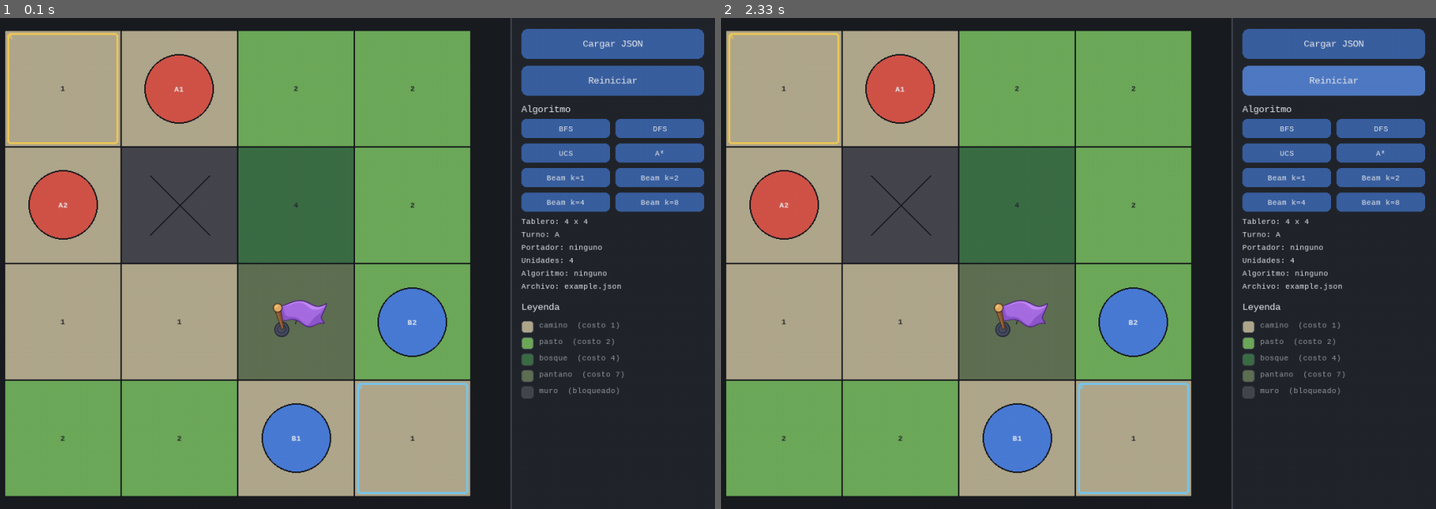
Above: before the commit, frames 1-2 (left to right).
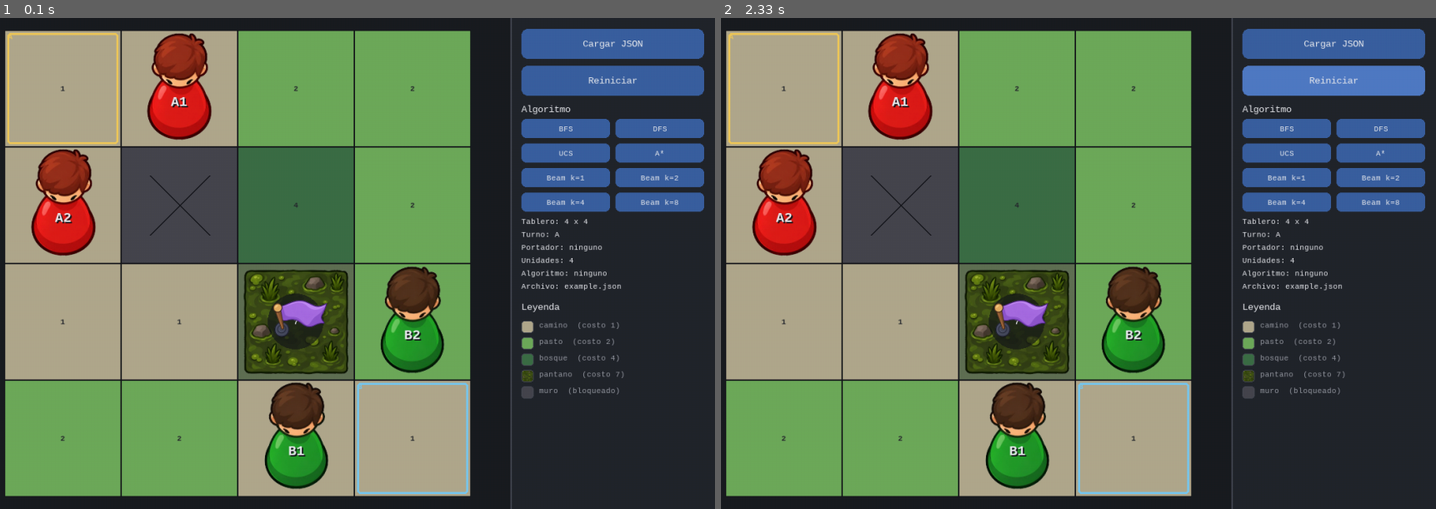
Above: after the commit, the same moments.

Repository: VanessaOsorioS/Proyecto1InteligentesI
Game: pygame game, started from main.py
Same seed, same stepped clock (60 frames per second), same inputs: the game is played once before the commit and once after it.
Inputs (mouse positions are in pixels of both pictures, inside the frame that each line leads up to):
- Up to frame 1 (0.1 s): no input
- Up to frame 2 (2.33 s): click "Reiniciar" at 0.38 s; click (1064, 297) at 0.72 s; click "Reiniciar" at 1.05 s; click (1335, 435) at 1.38 s; click "Reiniciar" at 2.22 s

The runs differ from the first frame. In frame 1, 9.6% of the frame differs, in the area x 3-75%, y 3-96%; in frame 2, 9.6%.

Commit message:
fix: usar sprites de peones por bando y textura de pantano en la UI

Diff:
--- a/tacticalgrid/ui/panels.py
+++ b/tacticalgrid/ui/panels.py
@@ -152,6 +152,7 @@
     algoritmo_seleccionado=None,
     textos_partida=(),
     boton_reiniciar=None,
+    imagenes_terreno=None,
 ) -> None:
     """
     Purpose:
@@ -161,6 +162,7 @@
         `rect_panel` delimita el área; `boton` es un Boton; `error` es str o None.
         `botones_algoritmos` son los botones de algoritmo (habilitados si hay vista).
         `textos_partida` son líneas con el estado de la partida (puede estar vacío).
+        `imagenes_terreno` asocia el nombre del terreno con una Surface opcional.
 
     Postconditions:
         El panel queda dibujado; no se modifica ninguno de los argumentos.
@@ -217,7 +219,7 @@
     )
     for linea in textos_partida:
         y = _dibujar_texto(pantalla, linea, fuentes["pequena"], COLOR_TEXTO, rect_panel, y, 4)
-    _dibujar_leyenda(pantalla, vista, fuentes, rect_panel, y + 10)
+    _dibujar_leyenda(pantalla, vista, fuentes, rect_panel, y + 10, imagenes_terreno)
 
 
 def _dibujar_boton(pantalla, boton, fuente) -> None:
@@ -245,10 +247,28 @@
     return y
 
 
-def _dibujar_leyenda(pantalla, vista, fuentes, rect_panel, y) -> int:
-    """Dibuja la leyenda de terrenos con su color y costo."""
+def _dibujar_leyenda(pantalla, vista, fuentes, rect_panel, y, imagenes_terreno=None) -> int:
+    """
+    Purpose:
+        Dibujar la leyenda de terrenos con su imagen o color y su costo.
+
+    Preconditions:
+        `imagenes_terreno` es un dict nombre -> Surface o None, indexado en
+        minúsculas.
+
+    Postconditions:
+        Devuelve la siguiente Y libre bajo la leyenda.
+
+    Complexity:
+        O(T), T terrenos del escenario.
+
+    AI usage: Yes
+    AI intervention:
+        Miniatura de terreno propuesta con asistencia de IA.
+    Student validation:
+        Pendiente de pruebas y revisión por el equipo.
+    """
     y = _dibujar_texto(pantalla, "Leyenda", fuentes["texto"], COLOR_TEXTO, rect_panel, y, 8)
-    ancho_util = rect_panel.width - 32
 
     for nombre, (transitable, costo) in vista.terrenos.items():
         if y + 22 > rect_panel.bottom:
@@ -257,6 +277,16 @@
         color = COLOR_TERRENO.get(nombre, COLOR_TERRENO_DEFECTO)
         muestra = pygame.Rect(rect_panel.x + 16, y + 2, 18, 18)
         pygame.draw.rect(pantalla, color, muestra, border_radius=4)
+
+        imagen = None
+        if imagenes_terreno:
+            imagen = imagenes_terreno.get(str(nombre).strip().lower())
+        if imagen is not None:
+            pantalla.blit(
+                pygame.transform.smoothscale(imagen, (muestra.width, muestra.height)),
+                muestra.topleft,
+            )
+
         pygame.draw.rect(pantalla, COLOR_BORDE, muestra, 1, border_radius=4)
 
         if transitable:
--- a/tacticalgrid/ui/pygame_app.py
+++ b/tacticalgrid/ui/pygame_app.py
@@ -30,14 +30,18 @@
         self.pantalla = pygame.display.set_mode(tamano, pygame.RESIZABLE)
         self.reloj = pygame.time.Clock()
 
-        self.imagen_recurso = None
-        ruta_bandera = os.path.join(
-            os.path.dirname(__file__), "assets", "bandera_recurso.png"
-        )
-        try:
-            self.imagen_recurso = pygame.image.load(ruta_bandera).convert_alpha()
-        except (pygame.error, FileNotFoundError):
-            self.imagen_recurso = None
+        self.imagen_recurso = self._cargar_imagen("bandera_recurso.png")
+        self.imagenes_terreno = {}
+        self.imagenes_bando = {}
+
+        imagen_pantano = self._cargar_imagen("Pantano.png")
+        if imagen_pantano is not None:
+            self.imagenes_terreno["pantano"] = imagen_pantano
+
+        for bando, archivo in (("A", "PeonRojo.png"), ("B", "PeonVerde.png")):
+            imagen_peon = self._cargar_imagen(archivo, recortar=True)
+            if imagen_peon is not None:
+                self.imagenes_bando[bando] = imagen_peon
 
         self.fuentes = {
             "titulo": pygame.font.SysFont("consolas", 22, bold=True),
@@ -59,6 +63,40 @@
 
         if ruta_inicial and os.path.exists(ruta_inicial):
             self.cargar(ruta_inicial)
+
+    def _cargar_imagen(self, archivo: str, recortar: bool = False):
+        """
+        Purpose:
+            Cargar una imagen de `ui/assets` con canal alfa.
+
+        Preconditions:
+            `archivo` es el nombre del archivo dentro de `ui/assets`; la
+            pantalla de pygame ya está inicializada.
+
+        Postconditions:
+            Devuelve la Surface cargada o None si el archivo no existe o no es
+            una imagen válida. Si `recortar`, elimina el margen transparente.
+
+        Complexity:
+            O(P), P píxeles de la imagen.
+
+        AI usage: Yes
+        AI intervention:
+            Carga tolerante a errores y recorte propuestos con asistencia de IA.
+        Student validation:
+            Pendiente de pruebas y revisión por el equipo.
+        """
+        ruta = os.path.join(os.path.dirname(__file__), "assets", archivo)
+        try:
+            imagen = pygame.image.load(ruta).convert_alpha()
+        except (pygame.error, FileNotFoundError):
+            return None
+
+        if recortar:
+            contenido = imagen.get_bounding_rect()
+            if contenido.width > 0 and contenido.height > 0:
+                imagen = imagen.subsurface(contenido).copy()
+        return imagen
 
     def cargar(self, ruta: str) -> None:
         """
@@ -228,6 +266,8 @@
                 previas,
                 progreso,
                 recogida,
+                self.imagenes_terreno,
+                self.imagenes_bando,
             )
 
         textos_partida = self.partida.resumen() if self.partida is not None else ()
@@ -242,5 +282,6 @@
             self.algoritmo_seleccionado,
             textos_partida,
             self.boton_reiniciar,
+            self.imagenes_terreno,
         )
         pygame.display.flip()
--- a/tacticalgrid/ui/renderer.py
+++ b/tacticalgrid/ui/renderer.py
@@ -37,6 +37,12 @@
 MARGEN = 18
 ANCHO_PANEL = 300
 
+_CACHE_ESCALADOS: dict[tuple[int, int, int], tuple[pygame.Surface, pygame.Surface]] = {}
+"""Caché de superficies reescaladas: (id de origen, ancho, alto) -> (origen, escalada)."""
+
+_CACHE_FUENTES: dict[int, pygame.font.Font] = {}
+"""Caché de fuentes para el identificador: tamaño en píxeles -> fuente."""
+
 
 @dataclass(frozen=True)
 class LayoutTablero:
@@ -93,6 +99,8 @@
     previas=None,
     progreso=1.0,
     recogida=False,
+    imagenes_terreno=None,
+    imagenes_bando=None,
 ) -> None:
     """
     Purpose:
@@ -103,6 +111,8 @@
         `imagen_recurso` es una Surface opcional para el recurso. `previas` es
         un dict id -> (fila, columna) de la posición anterior y `progreso` en
         [0, 1] indica cuánto se ha desplazado cada ficha hacia la actual.
+        `imagenes_terreno` e `imagenes_bando` son dicts opcionales que asocian
+        el nombre del terreno o el bando con una Surface ya recortada.
 
     Postconditions:
         El tablero queda dibujado en `pantalla`; no se modifica `vista`.
@@ -125,10 +135,26 @@
             color = COLOR_TERRENO.get(nombre, COLOR_TERRENO_DEFECTO)
             pygame.draw.rect(pantalla, color, rect)
 
+            imagen_terreno = _imagen_de_mapa(imagenes_terreno, nombre)
+            if imagen_terreno is not None:
+                escalada = _escalar_imagen(
+                    imagen_terreno,
+                    rect.width,
+                    rect.height,
+                    conservar_proporcion=False,
+                )
+                pantalla.blit(escalada, rect.topleft)
+
             if not transitable:
                 _dibujar_obstaculo(pantalla, rect)
             elif costo is not None:
-                _dibujar_costo(pantalla, rect, costo, fuentes["costo"])
+                _dibujar_costo(
+                    pantalla,
+                    rect,
+                    costo,
+                    fuentes["costo"],
+                    con_fondo=imagen_terreno is not None,
+                )
 
             pygame.draw.rect(pantalla, COLOR_BORDE_CELDA, rect, 1)
 
@@ -147,6 +173,7 @@
         progreso,
         imagen_recurso,
         ocultar_bandera=en_recogida,
+        imagenes_bando=imagenes_bando,
     )
 
 
@@ -169,9 +196,40 @@
     )
 
 
-def _dibujar_costo(pantalla, rect, costo, fuente) -> None:
-    """Escribe el costo de ingreso en el centro de la celda."""
-    texto = fuente.render(_formatear_costo(costo), True, COLOR_TEXTO_OBSCURO)
+def _dibujar_costo(pantalla, rect, costo, fuente, con_fondo=False) -> None:
+    """
+    Purpose:
+        Escribir el costo de ingreso en el centro de la celda.
+
+    Preconditions:
+        `rect` es el rectángulo de la celda y `fuente` una pygame.font.Font.
+        `con_fondo` pide un disco oscuro detrás del número para que se lea
+        sobre una imagen de terreno.
+
+    Postconditions:
+        El número queda dibujado en `pantalla`; no se modifica `rect`.
+
+    Complexity:
+        O(1) más el coste de dibujar el texto.
+
+    AI usage: Yes
+    AI intervention:
+        Ajuste de contraste sobre imágenes propuesto con asistencia de IA.
+    Student validation:
+        Pendiente de pruebas y revisión por el equipo.
+    """
+    if con_fondo:
+        fondo = pygame.Surface((rect.width, rect.height), pygame.SRCALPHA)
+        pygame.draw.circle(
+            fondo,
+            (20, 22, 26, 170),
+            (rect.width // 2, rect.height // 2),
+            max(7, int(rect.width * 0.24)),
+        )
+        pantalla.blit(fondo, rect.topleft)
+
+    color = COLOR_TEXTO if con_fondo else COLOR_TEXTO_OBSCURO
+    texto = fuente.render(_formatear_costo(costo), True, color)
     pantalla.blit(texto, texto.get_rect(center=rect.center))
 
 
@@ -233,6 +291,41 @@
     pygame.draw.polygon(pantalla, COLOR_BORDE_CELDA, puntos, 1)
 
 
+def _dibujar_bandera_portador(pantalla, centro, lado, imagen=None) -> None:
+    """
+    Purpose:
+        Dibujar la bandera del portador centrada en un punto, con tamaño fijo.
+
+    Preconditions:
+        `centro` es una tupla (x, y) en píxeles; `lado` es el tamaño deseado.
+        `imagen` es una Surface opcional para la bandera.
+
+    Postconditions:
+        La bandera queda dibujada en `pantalla`.
+
+    Complexity:
+        O(1) más el coste de dibujar la imagen.
+
+    AI usage: Yes
+    AI intervention:
+        Rutina de dibujo propuesta con asistencia de IA.
+    Student validation:
+        Pendiente de pruebas y revisión por el equipo.
+    """
+    lado = max(8, int(lado))
+
+    if imagen is not None:
+        escalada = _escalar_imagen(imagen, lado, lado)
+        pantalla.blit(escalada, escalada.get_rect(center=centro))
+        return
+
+    cx, cy = centro
+    mitad = lado // 2
+    puntos = [(cx, cy - mitad), (cx + mitad, cy), (cx, cy + mitad), (cx - mitad, cy)]
+    pygame.draw.polygon(pantalla, COLOR_RECURSO, puntos)
+    pygame.draw.polygon(pantalla, COLOR_BORDE_CELDA, puntos, 1)
+
+
 def _dibujar_unidades(
     pantalla,
     vista,
@@ -242,13 +335,34 @@
     progreso=1.0,
     imagen=None,
     ocultar_bandera=False,
+    imagenes_bando=None,
 ) -> None:
-    """Dibuja cada unidad como un disco con su identificador, interpolando el movimiento.
-
-    La unidad portadora lleva además una bandera pequeña que se mueve con ella.
+    """
+    Purpose:
+        Dibujar cada unidad con su identificador, interpolando el movimiento.
+
+    Preconditions:
+        `vista` es un ScenarioVista. `previas` es un dict id -> (fila, columna)
+        y `progreso` está en [0, 1]. `imagen` es la bandera del recurso y
+        `imagenes_bando` asocia cada bando con un sprite ya recortado.
+
+    Postconditions:
+        Cada unidad se dibuja con su sprite si el bando tiene imagen o con un
+        disco de color en caso contrario. La unidad portadora lleva además una
+        bandera pequeña que se mueve con ella.
+
+    Complexity:
+        O(U), U unidades.
+
+    AI usage: Yes
+    AI intervention:
+        Sustitución de discos por sprites propuesta con asistencia de IA.
+    Student validation:
+        Pendiente de pruebas y revisión por el equipo.
     """
     radio = max(6, int(layout.lado * 0.30))
     animar = bool(previas) and progreso < 1.0
+    imagenes_bando = imagenes_bando or {}
 
     for unidad in vista.unidades:
         fila, columna = float(unidad.fila), float(unidad.columna)
@@ -259,18 +373,170 @@
 
         centro = tuple(round(v) for v in layout.centro(fila, columna))
         color = COLOR_BANDO.get(unidad.bando, COLOR_TEXTO)
+        sprite = imagenes_bando.get(unidad.bando)
+
+        if sprite is None:
+            if unidad.id == vista.portador:
+                pygame.draw.circle(pantalla, COLOR_PORTADOR, centro, radio + 4, 3)
+
+            pygame.draw.circle(pantalla, color, centro, radio)
+            pygame.draw.circle(pantalla, COLOR_BORDE_CELDA, centro, radio, 2)
+
+            etiqueta = fuente.render(unidad.id, True, COLOR_TEXTO)
+            pantalla.blit(etiqueta, etiqueta.get_rect(center=centro))
+
+            if unidad.id == vista.portador and not ocultar_bandera:
+                _dibujar_bandera_pequena(pantalla, centro, radio, imagen)
+            continue
+
+        lado_sprite = layout.lado * 0.92
+        escalado = _escalar_imagen(sprite, lado_sprite, lado_sprite)
+        base_y = round(centro[1] + layout.lado * 0.44)
+        destino = escalado.get_rect(midbottom=(centro[0], base_y))
 
         if unidad.id == vista.portador:
-            pygame.draw.circle(pantalla, COLOR_PORTADOR, centro, radio + 4, 3)
-
-        pygame.draw.circle(pantalla, color, centro, radio)
-        pygame.draw.circle(pantalla, COLOR_BORDE_CELDA, centro, radio, 2)
-
-        etiqueta = fuente.render(unidad.id, True, COLOR_TEXTO)
-        pantalla.blit(etiqueta, etiqueta.get_rect(center=centro))
+            halo = pygame.Rect(
+                0,
+                0,
+                max(10, int(layout.lado * 0.78)),
+                max(6, int(layout.lado * 0.22)),
+            )
+            halo.center = (centro[0], round(base_y - layout.lado * 0.06))
+            pygame.draw.ellipse(
+                pantalla,
+                COLOR_PORTADOR,
+                halo,
+                max(2, int(layout.lado * 0.02)),
+            )
+
+        pantalla.blit(escalado, destino)
+
+        fuente_id = _fuente_id(layout.lado)
+        etiqueta = fuente_id.render(unidad.id, True, COLOR_TEXTO)
+        sombra = fuente_id.render(unidad.id, True, COLOR_BORDE_CELDA)
+        desfase = max(1, int(layout.lado * 0.012))
+        centro_etiqueta = (
+            destino.centerx,
+            destino.centery + int(layout.lado * 0.14),
+        )
+        pantalla.blit(
+            sombra,
+            sombra.get_rect(
+                center=(centro_etiqueta[0] + desfase, centro_etiqueta[1] + desfase)
+            ),
+        )
+        pantalla.blit(etiqueta, etiqueta.get_rect(center=centro_etiqueta))
 
         if unidad.id == vista.portador and not ocultar_bandera:
-            _dibujar_bandera_pequena(pantalla, centro, radio, imagen)
+            _dibujar_bandera_portador(
+                pantalla,
+                (
+                    destino.right + round(layout.lado * 0.05),
+                    destino.top + round(layout.lado * 0.20),
+                ),
+                max(8, int(layout.lado * 0.30)),
+                imagen,
+            )
+
+
+def _fuente_id(lado):
+    """
+    Purpose:
+        Obtener una fuente para el identificador proporcional a la celda.
+
+    Preconditions:
+        `lado` es el tamaño de la celda en píxeles.
+
+    Postconditions:
+        Devuelve una pygame.font.Font en negrita; reutiliza las ya creadas.
+
+    Complexity:
+        O(1) esperado tras la primera llamada por tamaño.
+
+    AI usage: Yes
+    AI intervention:
+        Escalado del identificador propuesto con asistencia de IA.
+    Student validation:
+        Pendiente de pruebas y revisión por el equipo.
+    """
+    tamano = max(11, int(lado * 0.13))
+    fuente = _CACHE_FUENTES.get(tamano)
+    if fuente is None:
+        if len(_CACHE_FUENTES) > 24:
+            _CACHE_FUENTES.clear()
+        fuente = pygame.font.SysFont("consolas", tamano, bold=True)
+        _CACHE_FUENTES[tamano] = fuente
+    return fuente
+
+
+def _imagen_de_mapa(imagenes, nombre):
+    """
+    Purpose:
+        Buscar la imagen asociada a un nombre de terreno sin distinguir mayúsculas.
+
+    Preconditions:
+        `imagenes` es un dict nombre -> Surface o None; `nombre` es el nombre
+        del terreno tal como aparece en el escenario.
+
+    Postconditions:
+        Devuelve la Surface correspondiente o None si no existe.
+
+    Complexity:
+        O(1) esperado.
+
+    AI usage: Yes
+    AI intervention:
+        Normalización del nombre propuesta con asistencia de IA.
+    Student validation:
+        Pendiente de pruebas y revisión por el equipo.
+    """
+    if not imagenes:
+        return None
+    return imagenes.get(str(nombre).strip().lower())
+
+
+def _escalar_imagen(imagen, ancho, alto, conservar_proporcion=True):
+    """
+    Purpose:
+        Escalar una imagen y reutilizar el resultado si ya se calculó.
+
+    Preconditions:
+        `imagen` es una Surface; `ancho` y `alto` son positivos. Si
+        `conservar_proporcion` es verdadero, la imagen cabe dentro de la caja.
+
+    Postconditions:
+        Devuelve una Surface escalada; no modifica `imagen`.
+
+    Complexity:
+        O(1) en aciertos de caché y O(A * B) al escalar, A y B destino.
+
+    AI usage: Yes
+    AI intervention:
+        Caché por tamaño propuesta con asistencia de IA.
+    Student validation:
+        Pendiente de pruebas y revisión por el equipo.
+    """
+    ancho = max(1, int(ancho))
+    alto = max(1, int(alto))
+
+    if conservar_proporcion:
+        proporcion = imagen.get_width() / max(1, imagen.get_height())
+        if ancho / alto > proporcion:
+            ancho = max(1, round(alto * proporcion))
+        else:
+            alto = max(1, round(ancho / proporcion))
+
+    clave = (id(imagen), ancho, alto)
+    entrada = _CACHE_ESCALADOS.get(clave)
+    if entrada is not None and entrada[0] is imagen:
+        return entrada[1]
+
+    if len(_CACHE_ESCALADOS) > 128:
+        _CACHE_ESCALADOS.clear()
+
+    escalada = pygame.transform.smoothscale(imagen, (ancho, alto))
+    _CACHE_ESCALADOS[clave] = (imagen, escalada)
+    return escalada
 
 
 def _formatear_costo(costo) -> str:
Binary file added: tacticalgrid/ui/assets/Pantano.png
Binary file added: tacticalgrid/ui/assets/PeonRojo.png
Binary file added: tacticalgrid/ui/assets/PeonVerde.png
